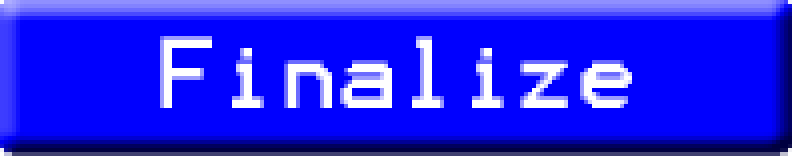
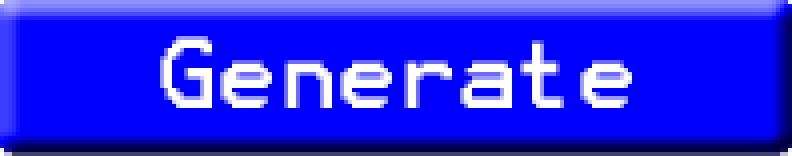
Two versions of the same layered image (792x156). Layer-by-layer changes:
renamed "Finalize" to "Generate", painted on it over 160, 36, 568, 108
